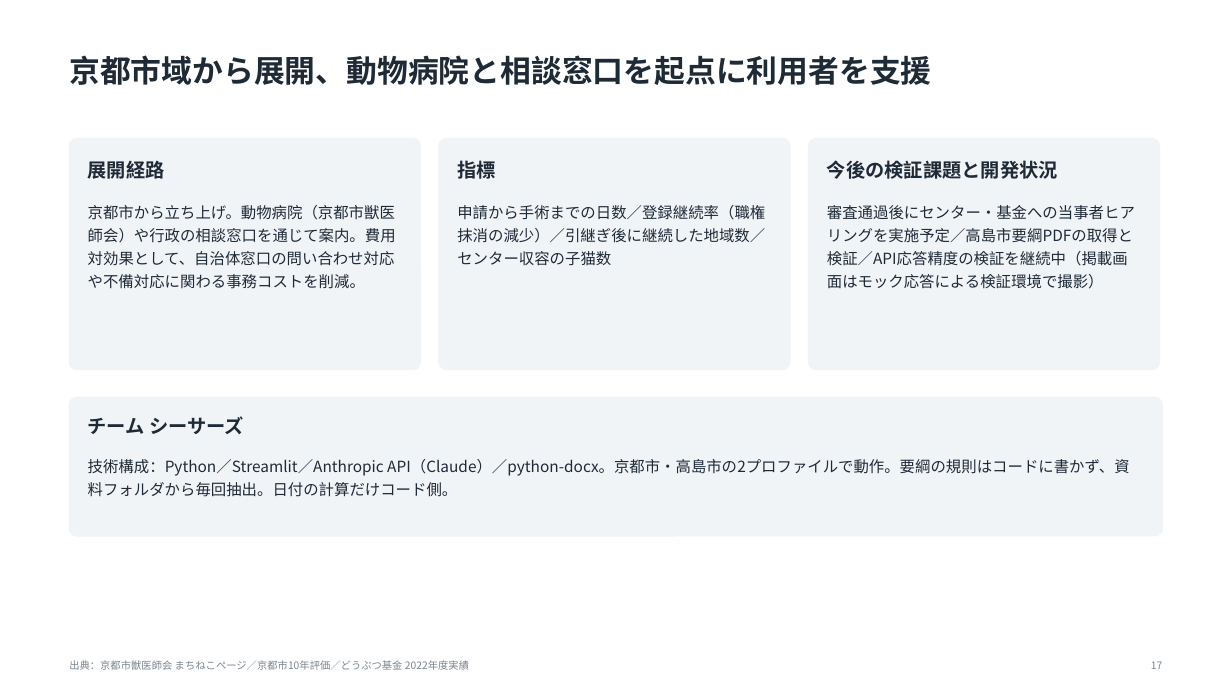
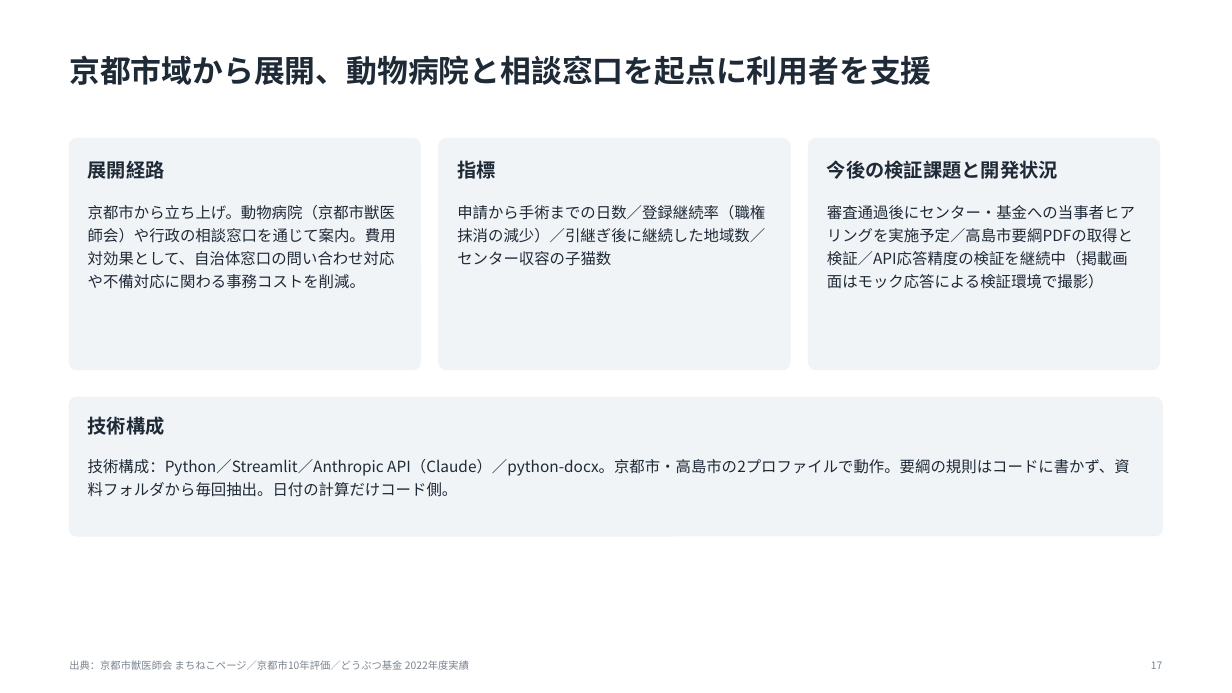
Before and after one commit to tsurutontan634/VORN, a slide deck: slide 17 of docs/deck3/nekonote_VORN2026.pptx. Drawn at 1232x693 pixels with LibreOffice and Linux fonts; fonts in the diff are those of the drawing. Boxes give left, top, right and bottom in pixels: in the first picture for what was removed or moved away, otherwise in the second. Text is boxed around its words. In the diff, an @@ line names an element or a change of style, - is before the commit and + after.

```diff
--- a/docs/deck3/nekonote_VORN2026.pptx
+++ b/docs/deck3/nekonote_VORN2026.pptx
@@ text at box(88, 416, 165, 435): text changed @@
-チーム シーサーズ
+技術構成
```
Also in this commit, not shown: 6 other slides changed, 3 other files.
